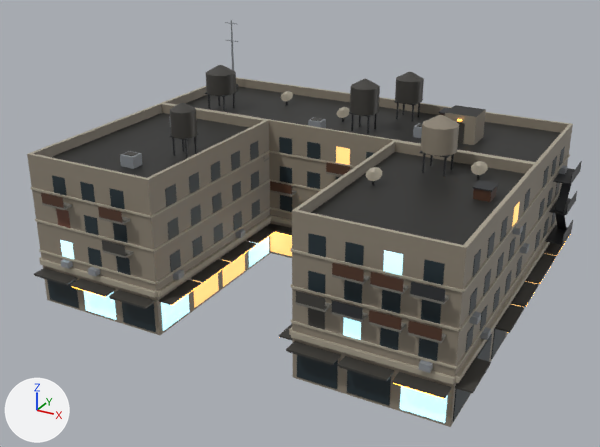
Renders of the FBX model Assets/Chopper/Art/City/City01/Models/Block_Court_V6.fbx from each side of a commit.
The view is the same before and after, from a camera (50 mm lens) standing at (36.2, -68.8, 40.3) and looking at (-0.3, -2.5, 7.1). Arrows for +X, +Y and +Z are at lower left; the lights stay in place. The older version comes first. Objects named as collision shapes, trigger or cutter boxes, shadow casters or lower levels of detail are left out. Where no turn or scale is listed for an object, it has been applied to the vertices.

Objects in the first picture: 'Block_Court_V6_LOD0'.
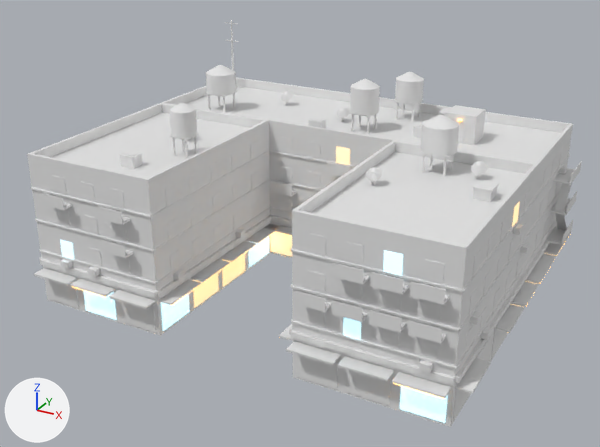
What differs and where, as boxes (x1, y1, x2, y2) in the pictures (600 x 447 px):
'Block_Court_V6_LOD0', surface changed (lighter): (27, 20, 582, 427) in both

What changed in the scene script:
```text
Change mat_city01_kit:
    where n2 = _N.new('ShaderNodeTexImage'); n2.name = 'Image Texture'
    where n0 = _N.new('ShaderNodeBsdfPrincipled'); n0.name = 'Principled BSDF'
    remove n3 = _N.new('ShaderNodeTexImage'); n3.name = 'Image Texture.001'
    remove n3.image = img_city01_emission_png
    remove _L.new(n2.outputs[0], n0.inputs[0])  # 'Color' to 'Base Color'
    remove _L.new(n3.outputs[0], n0.inputs[27])  # 'Color' to 'Emission Color'
    n2.image: img_city01_colour_png -> img_city01_emission_png
    add _L.new(n2.outputs[0], n0.inputs[27])  # 'Color' to 'Emission Color'
```
